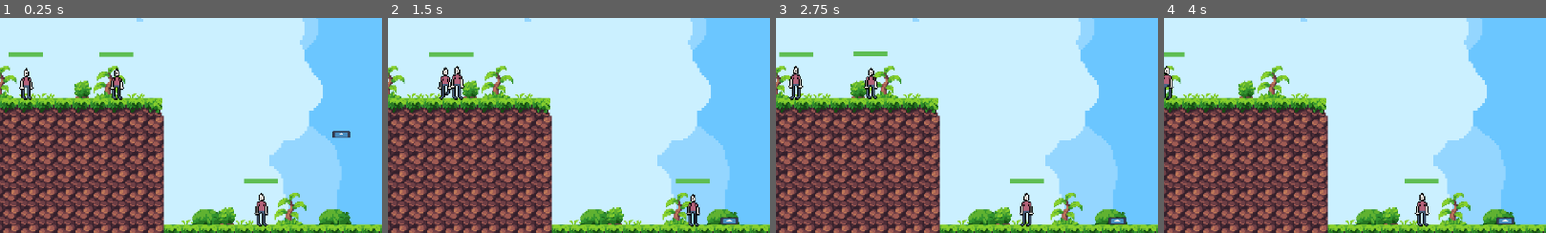
Above: before the commit, frames 1-4 (left to right).
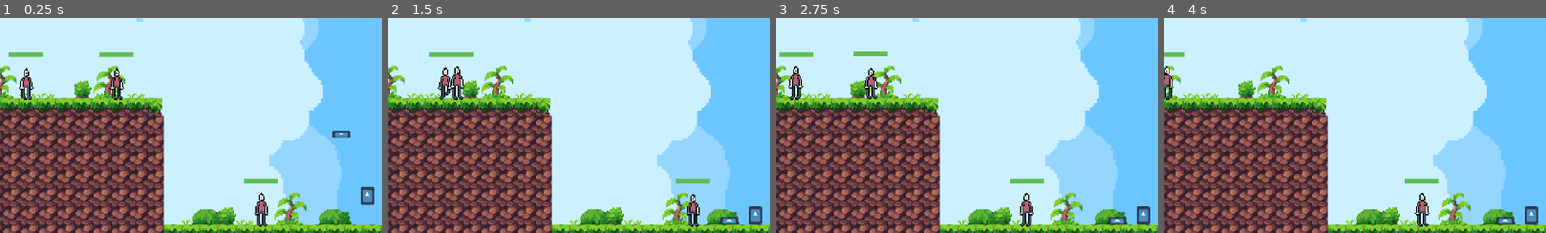
Above: after the commit, the same moments.

Repository: MichaelRRyan/ggj2024
Game: Godot game, scene res://gameplay/gameplay.tscn
The game is run twice, just before and just after one commit, with the same random seed, the same clock (stepped at 60 frames per second) and the same inputs. The engine's default icon, where the game draws it, is replaced by a stand-in: a white triangle on a blue panel in a dark square.
Inputs (mouse positions are % of the whole screen's width and height, from its top left):
- Up to frame 1 (0.25 s): no input
- Up to frame 2 (1.5 s): move the mouse to (45, 63) at 0.52 s; press the mouse at (45, 63) at 0.53 s; move the mouse to (9, 36) at 1.27 s; release the mouse at (9, 36) at 1.28 s; click (9, 36) at 1.35 s
- Up to frame 3 (2.75 s): move the mouse to (12, 36) at 2.02 s; press the mouse at (12, 36) at 2.03 s
- Up to frame 4 (4 s): move the mouse to (33, 66) at 2.77 s; release the mouse at (33, 66) at 2.78 s; click (33, 66) at 2.85 s; move the mouse to (80, 65) at 3.52 s; press the mouse at (80, 65) at 3.53 s
The pictures show only the part of the screen within x 0-50%, y 22-72%; the shares and areas given below are measured in that part.

The runs differ from the first frame. In frame 1, 0.3% of the frame differs, in the area x 94-98%, y 78-88%; in frame 2, 0.3%; in frame 3, 0.3%; in frame 4, 0.3%.

Commit message:
Added resource entity
Inherits entity, part of "resource" group

Diff:
--- /dev/null
+++ b/features/entity/resources/resource.tscn
@@ -0,0 +1,17 @@
+[gd_scene load_steps=3 format=3 uid="uid://c0jk0xwfft5t3"]
+
+[ext_resource type="PackedScene" uid="uid://c1q10vduv63ji" path="res://features/entity/entity.tscn" id="1_q05j6"]
+
+[sub_resource type="RectangleShape2D" id="RectangleShape2D_q4eaq"]
+size = Vector2(12, 16)
+
+[node name="Resource" groups=["resource"] instance=ExtResource("1_q05j6")]
+
+[node name="Sprite2D" parent="." index="0"]
+scale = Vector2(0.09375, 0.125)
+
+[node name="CollisionShape2D" parent="." index="1"]
+shape = SubResource("RectangleShape2D_q4eaq")
+
+[node name="CollisionShape2D" parent="PickupComponent" index="0"]
+position = Vector2(0, 0)
--- a/gameplay/gameplay.tscn
+++ b/gameplay/gameplay.tscn
@@ -8,6 +8,7 @@
 [ext_resource type="Script" path="res://gameplay/kill_area.gd" id="6_uc1pn"]
 [ext_resource type="Script" path="res://gameplay/objective_manager.gd" id="7_60kk4"]
 [ext_resource type="PackedScene" uid="uid://ctodlsmys130x" path="res://features/ui_screens/game_over_screen/game_over_screen.tscn" id="8_k6qtp"]
+[ext_resource type="PackedScene" uid="uid://c0jk0xwfft5t3" path="res://features/entity/resources/resource.tscn" id="9_x8x4t"]
 
 [sub_resource type="RectangleShape2D" id="RectangleShape2D_f1gx5"]
 size = Vector2(17811, 158)
@@ -80,4 +81,7 @@
 [node name="GameOverScreen" parent="UI" instance=ExtResource("8_k6qtp")]
 visible = false
 
+[node name="Resource" parent="." instance=ExtResource("9_x8x4t")]
+position = Vector2(180, -42)
+
 [connection signal="body_entered" from="KillArea" to="KillArea" method="_on_body_entered"]
Not shown: 1 places in gameplay/gameplay.tscn that only renumber resources
